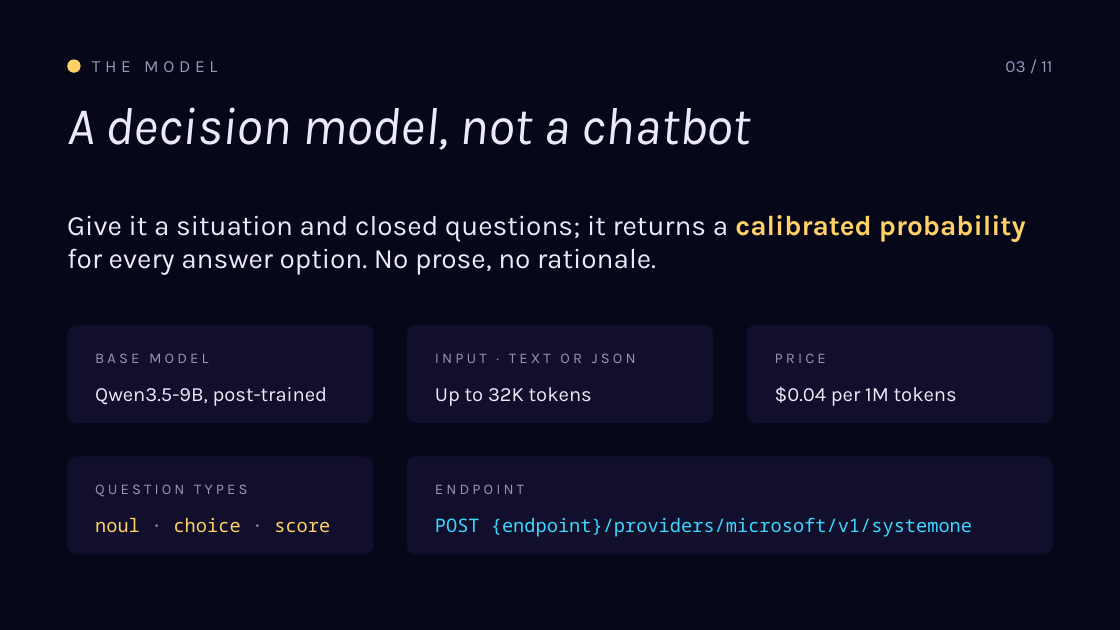
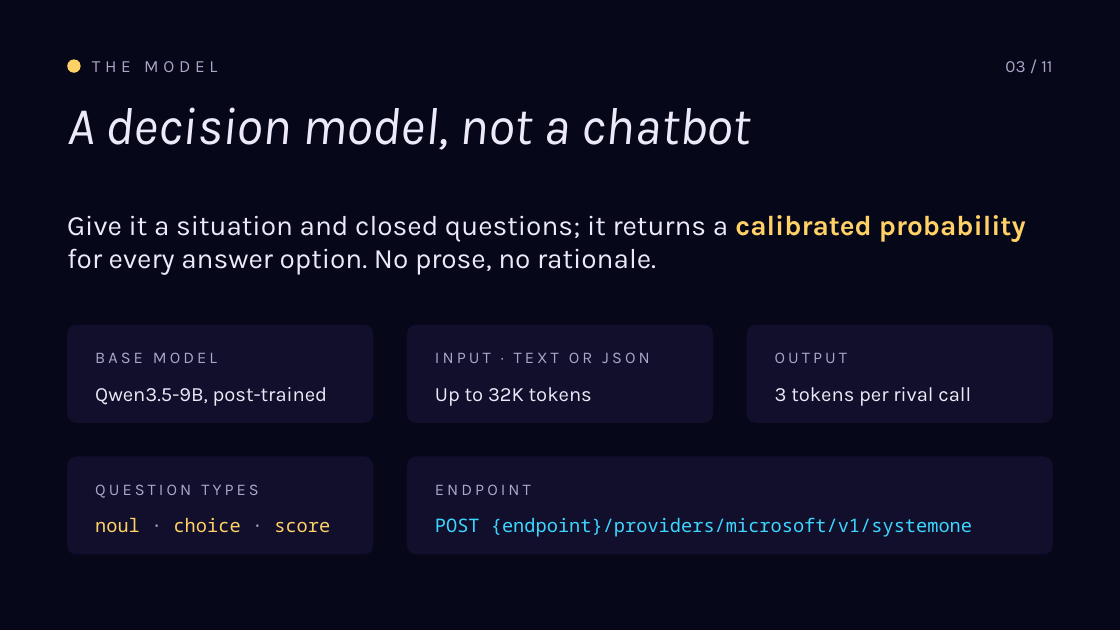
Before and after one commit to roryp/racing, a slide deck: slide 3 of docs/luna-gp-deck.pptx. Drawn at 1120x630 pixels with LibreOffice and Linux fonts; fonts in the diff are those of the drawing. Boxes give left, top, right and bottom in pixels: in the first picture for what was removed or moved away, otherwise in the second. Text is boxed around its words. In the diff, an @@ line names an element or a change of style, - is before the commit and + after.

```diff
--- a/docs/luna-gp-deck.pptx
+++ b/docs/luna-gp-deck.pptx
@@ text "THE MODEL" at (92, 61, 217, 72): text colour #9A95B8 to #ABA6C8 @@
@@ text "03 / 11" at (1005, 61, 1052, 72): text colour #9A95B8 to #ABA6C8 @@
@@ text at (775, 352, 847, 363): text changed; size 9.5 to 10.5 pt; text colour #9A95B8 to #ABA6C8 @@
-PRICE
+OUTPUT
@@ text at (775, 387, 971, 406): text changed @@
-$0.04 per 1M tokens
+3 tokens per rival call
@@ size 9.5 to 10.5 pt, text colour #9A95B8 to #ABA6C8 in 4 elements at (95, 352, 217, 363), (435, 352, 649, 363), (95, 484, 258, 498), (435, 484, 531, 495) @@
```
Also in this commit, not shown: 10 other slides changed, 3 other files.
